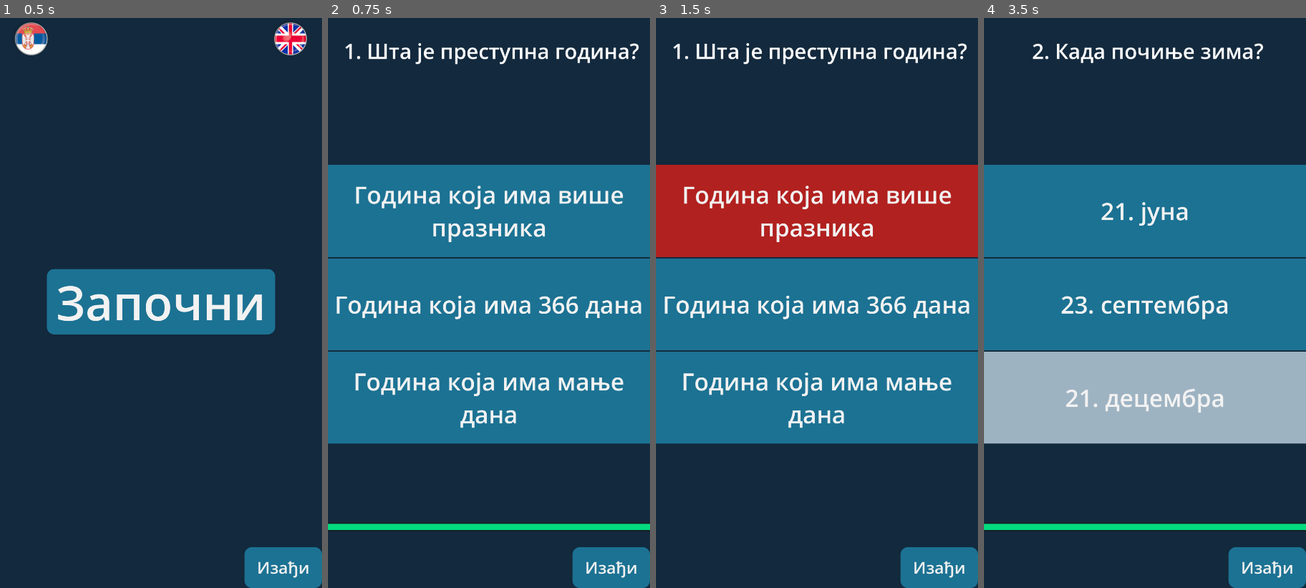
Above: before the commit, frames 1-4 (left to right).
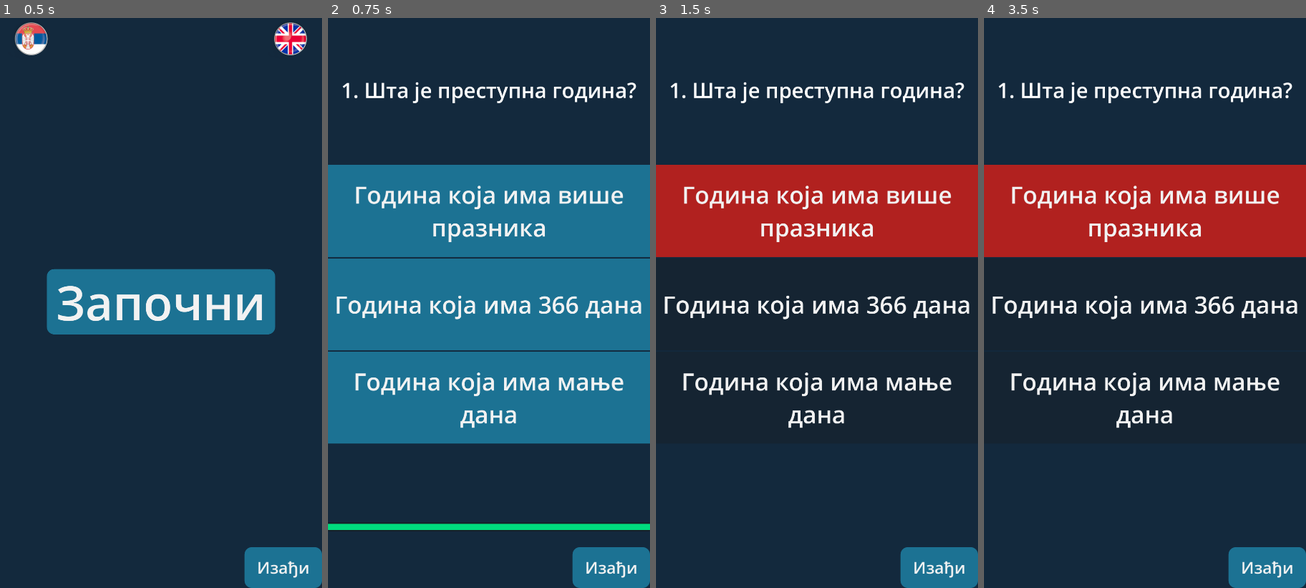
Above: after the commit, the same moments.

Repository: mcbane23/GodotQuiz
Game: Godot game, scene res://scenes/main.tscn
Same seed, same stepped clock (60 frames per second), same inputs: the game is played once before the commit and once after it.
Inputs (mouse positions are in pixels of both pictures, inside the frame that each line leads up to):
- Up to frame 1 (0.5 s): no input
- Up to frame 2 (0.75 s): click "Започни" at 0.5 s
- Up to frame 3 (1.5 s): click "Година која има више празника" at 1.25 s
- Up to frame 4 (3.5 s): click (1145, 303) at 2 s, where only the run before the commit has a clickable "Година која има 366 дана"; click (1145, 399) at 2.75 s, where only the run before the commit has a clickable "Година која има мање дана"

Frame 1 is identical in both runs. In frame 2, 1.9% of the frame differs, in the area x 4-97%, y 4-15%; in frame 3, 32%; in frame 4, 51%, in the area x 0-100%, y 4-90%.

Commit message:
Improve game scene and logic

Diff:
--- a/scenes/game.tscn
+++ b/scenes/game.tscn
@@ -1,16 +1,7 @@
-[gd_scene load_steps=5 format=3 uid="uid://d1ndol6401brv"]
+[gd_scene load_steps=3 format=3 uid="uid://d1ndol6401brv"]
 
 [ext_resource type="Script" uid="uid://dgjlms88gomet" path="res://scripts/game.gd" id="1_r67kn"]
 [ext_resource type="Theme" uid="uid://cq0m3bxrr77sk" path="res://themes/theme.tres" id="2_brbbq"]
-
-[sub_resource type="Gradient" id="Gradient_r67kn"]
-offsets = PackedFloat32Array(0, 0.994505)
-colors = PackedColorArray(0.13577, 0.273826, 0.505951, 1, 0.310913, 0.504277, 0.828224, 1)
-
-[sub_resource type="GradientTexture2D" id="GradientTexture2D_7qmi0"]
-gradient = SubResource("Gradient_r67kn")
-fill_from = Vector2(0, 1)
-fill_to = Vector2(0, 0)
 
 [node name="Game" type="Control"]
 layout_mode = 3
@@ -21,7 +12,10 @@
 grow_vertical = 2
 script = ExtResource("1_r67kn")
 
-[node name="ColorRect" type="ColorRect" parent="."]
+[node name="Timer2" type="Timer" parent="."]
+autostart = true
+
+[node name="Background" type="ColorRect" parent="."]
 layout_mode = 1
 anchors_preset = 15
 anchor_right = 1.0
@@ -29,16 +23,6 @@
 grow_horizontal = 2
 grow_vertical = 2
 color = Color(0.0745098, 0.160784, 0.239216, 1)
-
-[node name="Background" type="TextureRect" parent="."]
-visible = false
-layout_mode = 1
-anchors_preset = 15
-anchor_right = 1.0
-anchor_bottom = 1.0
-grow_horizontal = 2
-grow_vertical = 2
-texture = SubResource("GradientTexture2D_7qmi0")
 metadata/_edit_lock_ = true
 
 [node name="Question" type="Label" parent="."]
@@ -46,60 +30,17 @@
 layout_mode = 1
 anchors_preset = 10
 anchor_right = 1.0
-offset_left = 9.0
-offset_top = 72.0
-offset_right = 9.0
-offset_bottom = 490.0
+offset_left = 40.0
+offset_top = 4.0
+offset_right = -40.0
+offset_bottom = 499.0
 grow_horizontal = 2
 theme = ExtResource("2_brbbq")
 text = "Question"
 horizontal_alignment = 1
+vertical_alignment = 1
 autowrap_mode = 3
 clip_text = true
-
-[node name="Result" type="Label" parent="."]
-custom_minimum_size = Vector2(50, 0)
-layout_mode = 1
-anchors_preset = 10
-anchor_right = 1.0
-offset_top = 1521.0
-offset_bottom = 1631.0
-grow_horizontal = 2
-theme = ExtResource("2_brbbq")
-text = "Result"
-horizontal_alignment = 1
-autowrap_mode = 2
-
-[node name="VBoxContainer" type="VBoxContainer" parent="."]
-visible = false
-layout_mode = 1
-anchors_preset = 14
-anchor_top = 0.5
-anchor_right = 1.0
-anchor_bottom = 0.5
-offset_top = -83.0
-offset_bottom = 60.0
-grow_horizontal = 2
-grow_vertical = 2
-size_flags_vertical = 4
-theme = ExtResource("2_brbbq")
-theme_override_constants/separation = 25
-metadata/_edit_lock_ = true
-
-[node name="Button1" type="Button" parent="VBoxContainer"]
-layout_mode = 2
-theme_override_font_sizes/font_size = 80
-text = "Option 1"
-
-[node name="Button2" type="Button" parent="VBoxContainer"]
-layout_mode = 2
-theme_override_font_sizes/font_size = 80
-text = "Option 2"
-
-[node name="Button3" type="Button" parent="VBoxContainer"]
-layout_mode = 2
-theme_override_font_sizes/font_size = 80
-text = "Option 3"
 
 [node name="ExitButton" type="Button" parent="."]
 layout_mode = 1
@@ -119,9 +60,6 @@
 text = "Exit"
 metadata/_edit_lock_ = true
 
-[node name="Timer2" type="Timer" parent="."]
-autostart = true
-
 [node name="TimerPanel" type="Panel" parent="."]
 layout_mode = 1
 anchors_preset = 14
@@ -136,11 +74,9 @@
 
 [node name="ColorRect" type="ColorRect" parent="TimerPanel"]
 layout_mode = 1
-anchors_preset = 10
-anchor_right = 1.0
 offset_top = 5.0
+offset_right = 1000.0
 offset_bottom = 25.0
-grow_horizontal = 2
 color = Color(0, 0.862745, 0.494118, 1)
 metadata/_edit_lock_ = true
 
@@ -153,8 +89,9 @@
 grow_horizontal = 2
 grow_vertical = 2
 metadata/_edit_use_anchors_ = true
+metadata/_edit_lock_ = true
 
-[node name="Button4" type="Button" parent="GridContainer"]
+[node name="Button1" type="Button" parent="GridContainer"]
 layout_mode = 2
 size_flags_horizontal = 3
 size_flags_vertical = 3
@@ -162,7 +99,7 @@
 text = "Option 1"
 autowrap_mode = 3
 
-[node name="Button5" type="Button" parent="GridContainer"]
+[node name="Button2" type="Button" parent="GridContainer"]
 layout_mode = 2
 size_flags_horizontal = 3
 size_flags_vertical = 3
@@ -170,7 +107,7 @@
 text = "Option 2"
 autowrap_mode = 3
 
-[node name="Button6" type="Button" parent="GridContainer"]
+[node name="Button3" type="Button" parent="GridContainer"]
 layout_mode = 2
 size_flags_horizontal = 3
 size_flags_vertical = 3
@@ -192,13 +129,28 @@
 theme = ExtResource("2_brbbq")
 theme_type_variation = &"RoundButton"
 text = "Restart"
+metadata/_edit_lock_ = true
 
-[connection signal="pressed" from="VBoxContainer/Button1" to="." method="_on_option_button_pressed" binds= [0]]
-[connection signal="pressed" from="VBoxContainer/Button2" to="." method="_on_option_button_pressed" binds= [1]]
-[connection signal="pressed" from="VBoxContainer/Button3" to="." method="_on_option_button_pressed" binds= [2]]
+[node name="Result" type="Label" parent="."]
+custom_minimum_size = Vector2(50, 0)
+layout_mode = 1
+anchors_preset = 12
+anchor_top = 1.0
+anchor_right = 1.0
+anchor_bottom = 1.0
+offset_top = -396.0
+offset_bottom = -300.0
+grow_horizontal = 2
+grow_vertical = 0
+theme = ExtResource("2_brbbq")
+text = "Time up"
+horizontal_alignment = 1
+autowrap_mode = 3
+metadata/_edit_lock_ = true
+
+[connection signal="timeout" from="Timer2" to="." method="_on_timer_timeout"]
 [connection signal="pressed" from="ExitButton" to="." method="_on_exit_button_pressed"]
-[connection signal="timeout" from="Timer2" to="." method="_on_timer_timeout"]
-[connection signal="pressed" from="GridContainer/Button4" to="." method="_on_option_button_pressed" binds= [0]]
-[connection signal="pressed" from="GridContainer/Button5" to="." method="_on_option_button_pressed" binds= [1]]
-[connection signal="pressed" from="GridContainer/Button6" to="." method="_on_option_button_pressed" binds= [2]]
+[connection signal="pressed" from="GridContainer/Button1" to="." method="_on_option_button_pressed" binds= [0]]
+[connection signal="pressed" from="GridContainer/Button2" to="." method="_on_option_button_pressed" binds= [1]]
+[connection signal="pressed" from="GridContainer/Button3" to="." method="_on_option_button_pressed" binds= [2]]
 [connection signal="pressed" from="RestartButton" to="." method="_on_restart_button_pressed"]
--- a/scripts/game.gd
+++ b/scripts/game.gd
@@ -1,17 +1,15 @@
 extends Control
 
 @onready var DisplayText = $Question
-@onready var Result = $Result
 @onready var RestartButton = $RestartButton
 @onready var ExitButton = $ExitButton
-#@onready var Button1 = $VBoxContainer/Button1
-#@onready var Button2 = $VBoxContainer/Button2
-#@onready var Button3 = $VBoxContainer/Button3
-@onready var Button1 = $GridContainer/Button4
-@onready var Button2 = $GridContainer/Button5
-@onready var Button3 = $GridContainer/Button6
+@onready var Button1 = $GridContainer/Button1
+@onready var Button2 = $GridContainer/Button2
+@onready var Button3 = $GridContainer/Button3
 @onready var VisualTimer = $TimerPanel/ColorRect
 @onready var TimerPanel = $TimerPanel
+@onready var Result = $Result
+@onready var _Timer = $Timer2
 
 # configure round time and number of questions per game
 var game_time: int = Global.game_time
@@ -27,17 +25,13 @@
 var answer_selected: bool = false
 var game_end: bool = false
 
-var stylebox_theme_normal: StyleBoxFlat
-var stylebox_theme_hover: StyleBoxFlat
-var stylebox_theme_pressed: StyleBoxFlat
-const green = Color(0.0, 0.862, 0.492)
+var stylebox_theme_disabled: StyleBoxFlat
+const green = Color(0.0, 0.863, 0.494)
 const red = Color(0.694,0.13,0.122)
 
 # Called when the node enters the scene tree for the first time.
 func _ready():
-	stylebox_theme_normal = Button1.get_theme_stylebox("normal")
-	stylebox_theme_hover = Button1.get_theme_stylebox("hover")
-	stylebox_theme_pressed = Button1.get_theme_stylebox("pressed")
+	stylebox_theme_disabled = Button1.get_theme_stylebox("disabled")
 	RestartButton.text = Global.get_label("restart_game")
 	ExitButton.text = Global.get_label("exit")
 	refresh_scene()
@@ -100,44 +94,42 @@
 
 func _on_option_button_pressed(number):
 	if answer_selected == false:
-		var resultText = ""
 		if number == item.correctOptionIndex:
 			correct_answers += 1
 			highlight_button(number, green)
-			resultText = Global.get_label("correct")
+			disable_buttons()
 		else:
 			highlight_button(number, red)
-			resultText = Global.get_label("incorrect")
+			disable_buttons()
 		question_number += 1
-		delay_next_screen("")
+		delay_next_screen()
 
 func highlight_button(number, color):
+	var new_stylebox : StyleBoxFlat = StyleBoxFlat.new()
+	new_stylebox.bg_color = color
 	match number:
 		0:
-			set_stylebox_color(Button1, color)
+			Button1.add_theme_stylebox_override("disabled", new_stylebox)
 		1:
-			set_stylebox_color(Button2, color)
+			Button2.add_theme_stylebox_override("disabled", new_stylebox)
 		2:
-			set_stylebox_color(Button3, color)
+			Button3.add_theme_stylebox_override("disabled", new_stylebox)
 
-func set_stylebox_color(button, color: Color):
-	var new_stylebox : StyleBoxFlat = StyleBoxFlat.new()
-	new_stylebox.bg_color = color
-	new_stylebox.border_color = color
-	button.add_theme_stylebox_override("normal", new_stylebox)
-	button.add_theme_stylebox_override("hover", new_stylebox)
-	button.add_theme_stylebox_override("pressed", new_stylebox)
+func disable_buttons():
+	Button1.disabled = true
+	Button2.disabled = true
+	Button3.disabled = true
+
+func enable_buttons():
+	Button1.disabled = false
+	Button2.disabled = false
+	Button3.disabled = false
 
 func reset_button_style():
-	Button1.add_theme_stylebox_override("normal", stylebox_theme_normal)
-	Button2.add_theme_stylebox_override("normal", stylebox_theme_normal)
-	Button3.add_theme_stylebox_override("normal", stylebox_theme_normal)
-	Button1.add_theme_stylebox_override("hover", stylebox_theme_hover)
-	Button2.add_theme_stylebox_override("hover", stylebox_theme_hover)
-	Button3.add_theme_stylebox_override("hover", stylebox_theme_hover)
-	Button1.add_theme_stylebox_override("pressed", stylebox_theme_pressed)
-	Button2.add_theme_stylebox_override("pressed", stylebox_theme_pressed)
-	Button3.add_theme_stylebox_override("pressed", stylebox_theme_pressed)
+	enable_buttons()
+	Button1.add_theme_stylebox_override("disabled", stylebox_theme_disabled)
+	Button2.add_theme_stylebox_override("disabled", stylebox_theme_disabled)
+	Button3.add_theme_stylebox_override("disabled", stylebox_theme_disabled)
 
 func _on_exit_button_pressed():
 	get_tree().quit()
@@ -147,17 +139,20 @@
 	VisualTimer.size.x -= 1080 / game_time
 	if clock == 0 and answer_selected == false and game_end == false:
 		question_number += 1
-		delay_next_screen(Global.get_label("time_is_up"))
+		Result.show()
+		Result.text = Global.get_label("time_is_up")
+		delay_next_screen()
 
 func reset_timer():
 	clock = game_time
 	VisualTimer.size.x = 1080
+	_Timer.start()
 
-func delay_next_screen(text):
+func delay_next_screen():
+	disable_buttons()
 	TimerPanel.hide()
-	Result.show()
+	_Timer.stop()
 	answer_selected = true
-	Result.text = text
-	await get_tree().create_timer(2).timeout
+	await get_tree().create_timer(3).timeout
 	reset_timer()
 	refresh_scene()
--- a/themes/theme.tres
+++ b/themes/theme.tres
@@ -3,7 +3,7 @@
 [sub_resource type="StyleBoxEmpty" id="StyleBoxEmpty_7hy66"]
 
 [sub_resource type="StyleBoxFlat" id="StyleBoxFlat_omka4"]
-bg_color = Color(0.619608, 0.701961, 0.760784, 1)
+bg_color = Color(0.109804, 0.447059, 0.576471, 1)
 
 [sub_resource type="StyleBoxFlat" id="StyleBoxFlat_cyikg"]
 bg_color = Color(0.109804, 0.447059, 0.576471, 1)
@@ -15,7 +15,12 @@
 bg_color = Color(0.6, 0.6, 0.6, 0)
 
 [sub_resource type="StyleBoxFlat" id="StyleBoxFlat_oryc4"]
-bg_color = Color(0.619608, 0.701961, 0.760784, 1)
+bg_color = Color(0.109804, 0.447059, 0.576471, 1)
+border_width_left = 4
+border_width_top = 4
+border_width_right = 4
+border_width_bottom = 4
+border_color = Color(0.619608, 0.701961, 0.760784, 1)
 corner_radius_top_left = 25
 corner_radius_top_right = 25
 corner_radius_bottom_right = 25
@@ -30,6 +35,11 @@
 
 [sub_resource type="StyleBoxFlat" id="StyleBoxFlat_kgv31"]
 bg_color = Color(0.00784314, 0.207843, 0.403922, 1)
+border_width_left = 4
+border_width_top = 4
+border_width_right = 4
+border_width_bottom = 4
+border_color = Color(0.619608, 0.701961, 0.760784, 1)
 corner_radius_top_left = 25
 corner_radius_top_right = 25
 corner_radius_bottom_right = 25
@@ -37,6 +47,7 @@
 
 [resource]
 Button/colors/font_color = Color(0.94902, 0.94902, 0.94902, 1)
+Button/colors/font_disabled_color = Color(0.94902, 0.94902, 0.94902, 1)
 Button/font_sizes/font_size = 100
 Button/styles/focus = SubResource("StyleBoxEmpty_7hy66")
 Button/styles/hover = SubResource("StyleBoxFlat_omka4")
